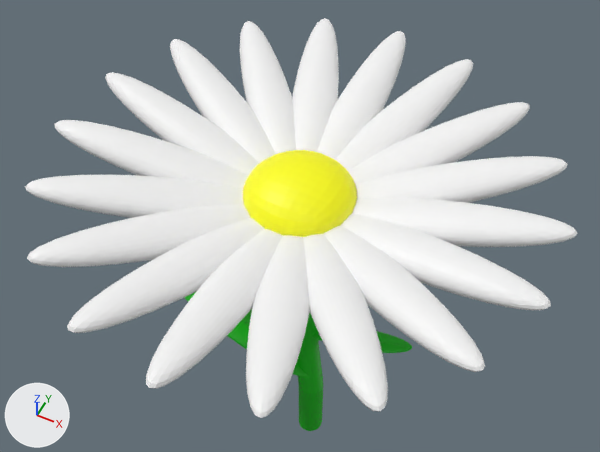
Two versions of the Blender file modules/flower/flower.blend, one commit apart.
Camera for both pictures: a 50 mm lens placed at (0.663, -1.326, 2.519), pointed at (-0.073, 0.147, 0.678). The axes (+X, +Y, +Z) are drawn at lower left. The lights are the same throughout.

Before the edit, the objects in view are built like this:
```python
me_roundcube = bpy.data.meshes.new('Roundcube')
me_roundcube.from_pydata(...)  # 386 vertices, 384 faces; spans x -1.0..1.0, y -1.0..1.0, z -1.0..1.0
me_roundcube.materials.append(mat_material)  # picture img_1024_palette_png
me_roundcube_002 = bpy.data.meshes.new('Roundcube.002')
me_roundcube_002.from_pydata(...)  # 386 vertices, 384 faces; spans x -1.0..1.0, y -1.81..0.19, z -2.33..-0.33
me_roundcube_002.materials.append(mat_material)  # picture img_1024_palette_png
me_roundcube_004 = bpy.data.meshes.new('Roundcube.004')
me_roundcube_004.from_pydata(...)  # 386 vertices, 384 faces; spans x -1.0..1.0, y -1.0..1.0, z -1.24..0.98
me_roundcube_004.materials.append(mat_material)  # picture img_1024_palette_png
ob_emptyplainaxes = bpy.data.objects.new('EmptyPlainAxes', None)
ob_emptyplainaxes.location = (0.0, 0.0, 0.978)
ob_emptyplainaxes.rotation_euler = (-0.192, 0.0, 0.349)  # degrees (-11, 0, 20)
ob_emptyplainaxes.scale = (0.0661, 0.376, 0.0427)
ob_emptyplainaxes.hide_set(True)
ob_petal = bpy.data.objects.new('Petal', me_roundcube_002)
ob_petal.location = (0.0, 0.0, 0.978)
ob_petal.rotation_euler = (-0.192, 0.0, 0.0)  # degrees (-11, 0, 0)
ob_petal.scale = (0.0661, 0.376, 0.0427)
_m = ob_petal.modifiers.new('Array', 'ARRAY')
_m.count = 18
_m.use_relative_offset = False
_m.relative_offset_displace = (0.0, 0.0, 0.0)
_m.use_object_offset = True
_m.offset_object = ob_emptyplainaxes
ob_pollen = bpy.data.objects.new('Pollen', me_roundcube)
ob_pollen.location = (0.0, 0.0, 0.978)
ob_pollen.scale = (0.147, 0.147, 0.0822)
ob_roundcube_004 = bpy.data.objects.new('Roundcube.004', me_roundcube_004)
ob_roundcube_004.location = (-0.156, -0.078, 0.418)
ob_roundcube_004.rotation_euler = (0.0, 0.461, 0.0)  # degrees (0, 26, 0)
ob_roundcube_004.scale = (0.277, 0.0688, 0.0181)
# also in view: 'Stem' at (0.039, -0.039, 0.489); 'Roundcube.002' at (0.196, 0.0, 0.456)
```
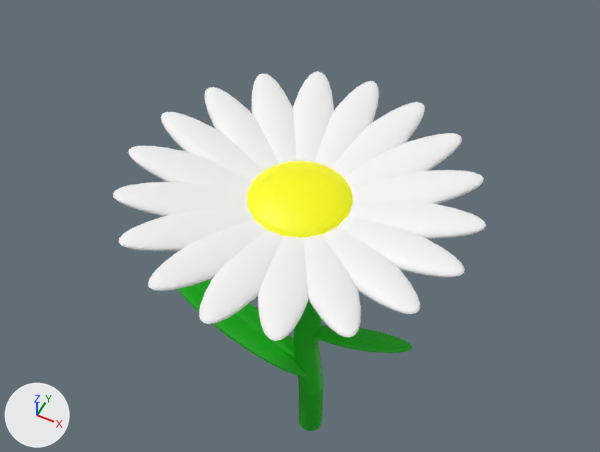
ob_emptyplainaxes is not drawn itself; it is used by a modifier of ob_petal.

Pixel boxes (x1, y1, x2, y2) of what changed, in the pictures (600 x 452 px):
'Petal', moved, rescaled (32% narrower, 32% shorter): before (25, 18, 577, 418); after (113, 71, 486, 341)
'Pollen', moved, rescaled (7% narrower, 11% shorter): before (243, 150, 357, 237); after (247, 161, 353, 238)
'Roundcube.004', unchanged, uncovered by the edit: before (184, 292, 310, 378); after (177, 279, 310, 378)
'Roundcube.002', unchanged, uncovered by the edit: before (312, 331, 412, 353); after (312, 325, 412, 353)

What changed in the scene script:
```text
Change ob_pollen:
    ob_pollen.location: (0.0, 0.0, 0.978) -> (0.0, 0.0, 0.95)
    ob_pollen.scale: (0.147, 0.147, 0.0822) -> (0.147, 0.147, 0.0568)
Change ob_petal:
    ob_petal.location: (0.0, 0.0, 0.978) -> (0.0, 0.0, 0.955)
    ob_petal.scale: (0.0661, 0.376, 0.0427) -> (0.0661, 0.262, 0.0249)
Change ob_emptyplainaxes:
    ob_emptyplainaxes.location: (0.0, 0.0, 0.978) -> (0.0, 0.0, 0.955)
    ob_emptyplainaxes.scale: (0.0661, 0.376, 0.0427) -> (0.0661, 0.262, 0.0249)
```
